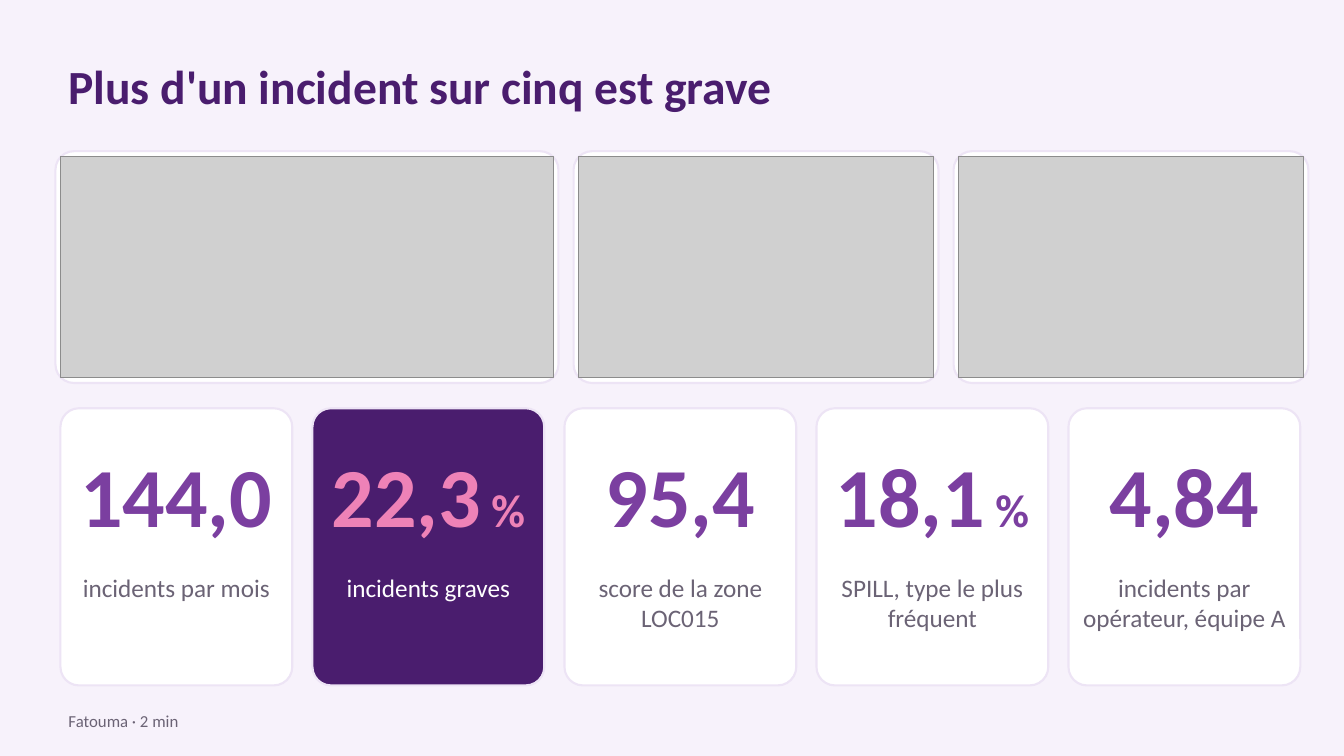
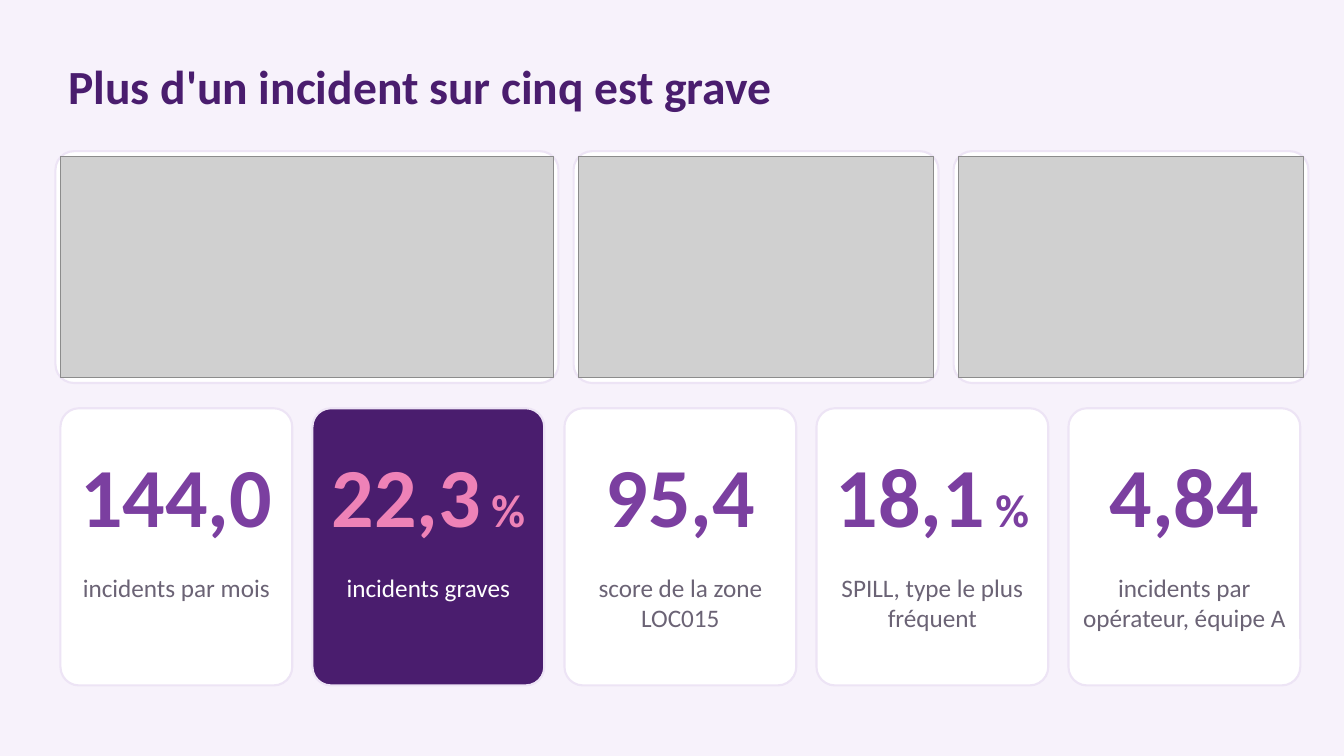
Before and after one commit to fatouu50/Port-Safety-Incident-Analytics-M2-IAMD-Gestion-des-Donn-es-Massives-, a slide deck: slide 9 of 09_PRESENTATION/presentation_projet11.pptx (slide 10 before the commit). Drawn at 1344x756 pixels with LibreOffice and Linux fonts; fonts in the diff are those of the drawing; grey boxes stand for pictures. Boxes give left, top, right and bottom in pixels: in the first picture for what was removed or moved away, otherwise in the second. Text is boxed around its words. In the diff, an @@ line names an element or a change of style, - is before the commit and + after.

```diff
--- a/09_PRESENTATION/presentation_projet11.pptx
+++ b/09_PRESENTATION/presentation_projet11.pptx
@@ text removed at <box>68,715,178,727</box> @@
-Fatouma · 2 min
```
Also in this commit, not shown: 9 other slides changed, 1 slide added, 1 slide removed.
